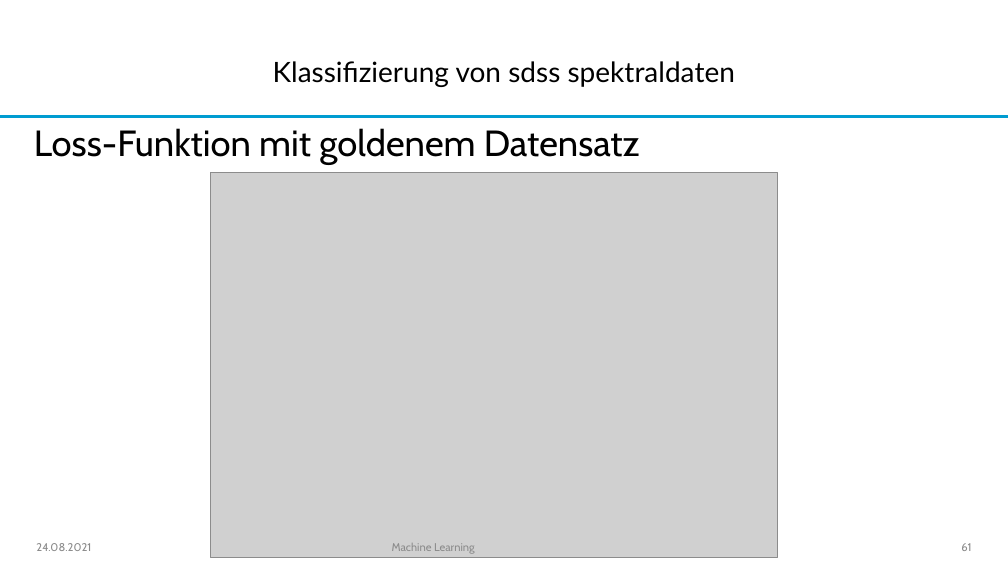
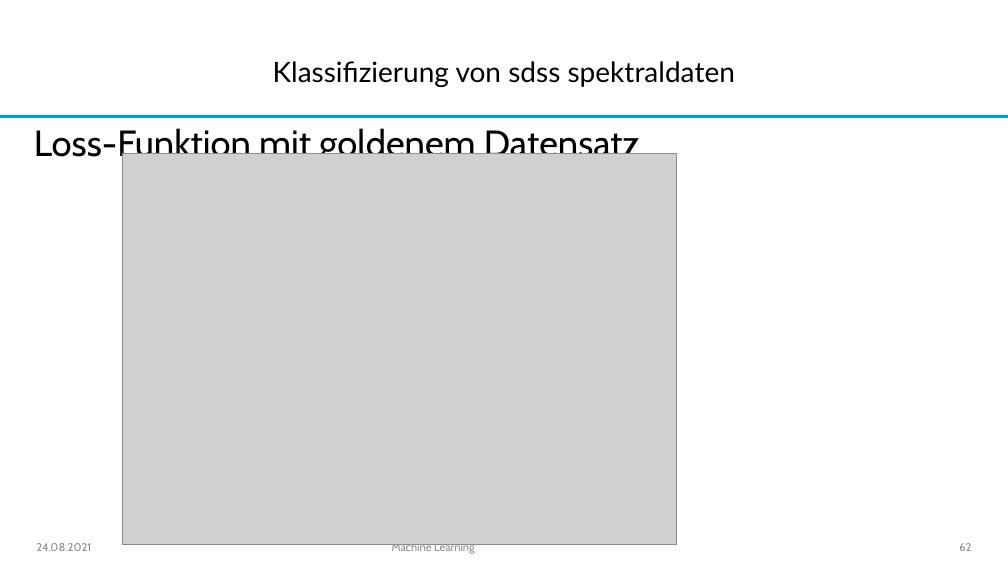
Before and after one commit to joshuaroschlaub/Keras_Einfuehrung, a slide deck: slide 62 of MachineLearning.pptx (slide 61 before the commit). Drawn at 1008x567 pixels with LibreOffice and Linux fonts; fonts in the diff are those of the drawing; grey boxes stand for pictures; background and template pictures are left out. Boxes give left, top, right and bottom in pixels: in the first picture for what was removed or moved away, otherwise in the second. Text is boxed around its words. In the diff, an @@ line names an element or a change of style, - is before the commit and + after.

```diff
--- a/MachineLearning.pptx
+++ b/MachineLearning.pptx
@@ picture: place and size @@
-picture at bbox=[211, 172, 778, 557]
+picture at bbox=[123, 154, 676, 545]
@@ page number at bbox=[959, 543, 971, 551]: text changed @@
-61
+62
```
Also in this commit, not shown: 5 other slides changed, 1 slide added, 14 other files.
